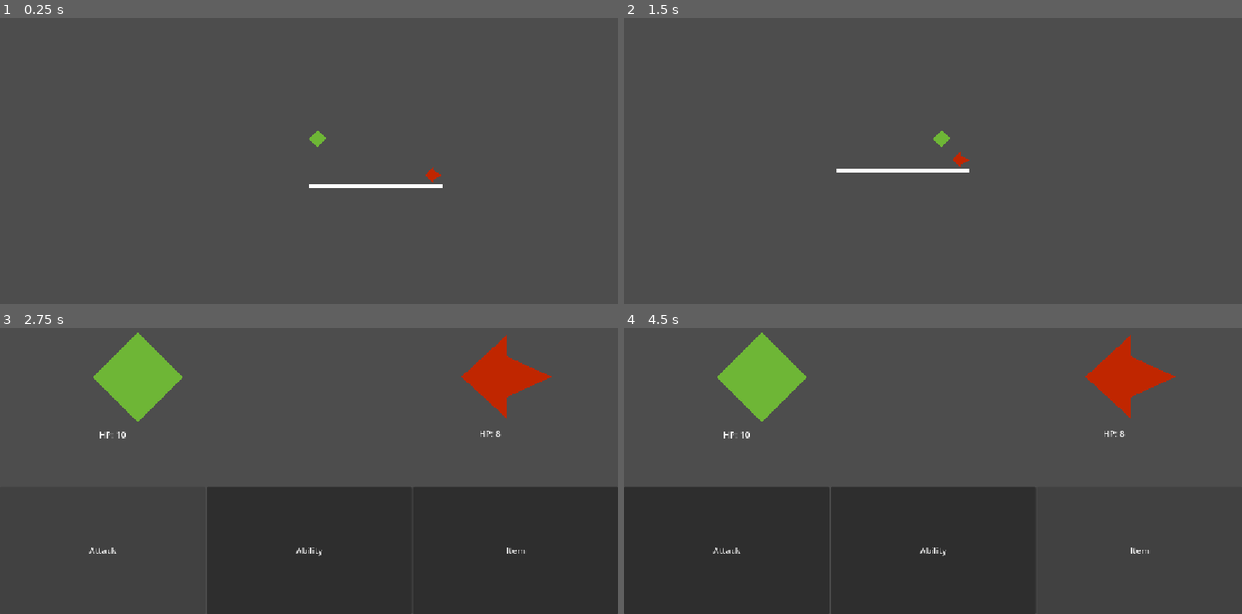
Above: before the commit, frames 1-4 (two rows, left to right).
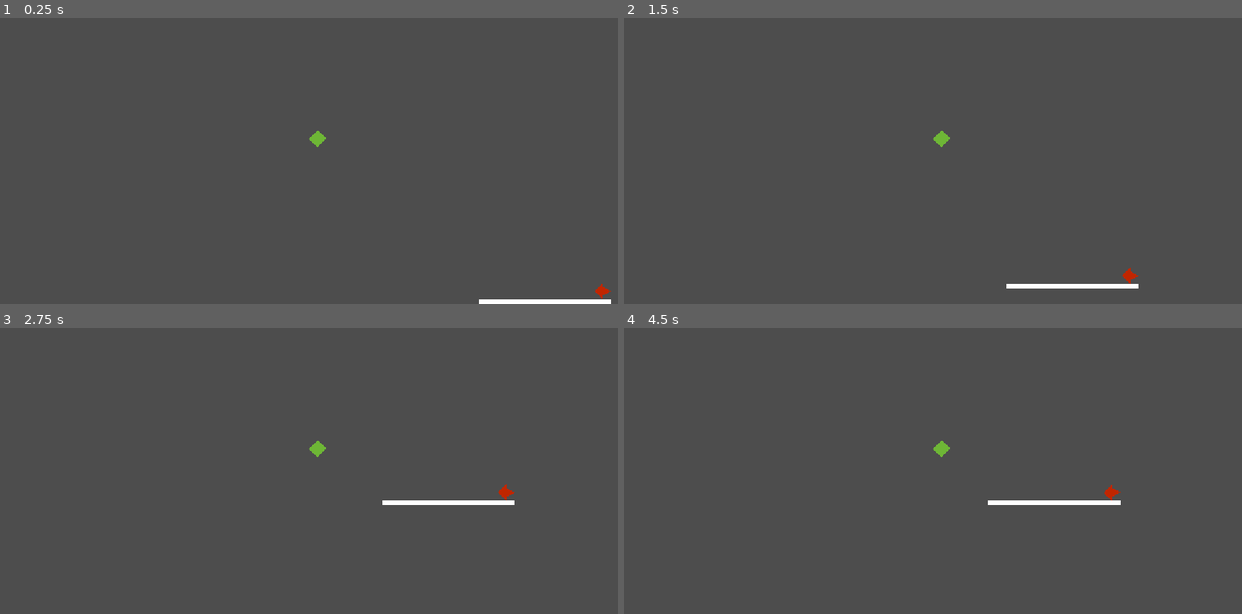
Above: after the commit, the same moments.

Repository: losanders6891/godotStuff
Game: Godot game, scene res://scenes/levels/l_test_level.tscn
Same seed, same stepped clock (60 frames per second), same inputs: the game is played once before the commit and once after it.
Inputs (mouse positions are in pixels of both pictures, inside the frame that each line leads up to):
- Up to frame 1 (0.25 s): no input
- Up to frame 2 (1.5 s): tap Enter at 0.5 s; hold D (right) 0.53-1.28 s; hold S (backward) from 1.28 s (still down)
- Up to frame 3 (2.75 s): release S (backward) at 2 s; click (105, 551) at 2 s, where only the run before the commit has a clickable "Attack"
- Up to frame 4 (4.5 s): click (933, 551) at 2.75 s, where only the run before the commit has a clickable "Ability"; click (1136, 551) at 3.5 s, where only the run before the commit has a clickable "Item"; tap Space at 4.25 s; hold D (right) from 4.28 s (still down)

The runs differ from the first frame. In frame 1, 0.8% of the frame differs, in the area x 50-99%, y 52-100%; in frame 2, 0.8%; in frame 3, 33%; in frame 4, 34%, in the area x 0-90%, y 1-100%.

Commit message:
Added follow-player enemy movement

Diff:
--- a/worse-hell/scenes/levels/idk.tscn
+++ /dev/null
@@ -1,39 +0,0 @@
-[gd_scene format=3 uid="uid://c4idf583m7120"]
-
-[ext_resource type="Texture2D" uid="uid://8nww4rliroie" path="res://sprites/misc/icon.svg" id="1_wtcfe"]
-
-[sub_resource type="RectangleShape2D" id="RectangleShape2D_rpall"]
-size = Vector2(708, 71)
-
-[sub_resource type="RectangleShape2D" id="RectangleShape2D_owrna"]
-size = Vector2(87, 85)
-
-[node name="Node2D" type="Node2D" unique_id=997599590]
-
-[node name="StaticBody2D" type="StaticBody2D" parent="." unique_id=401187529]
-
-[node name="Sprite2D" type="Sprite2D" parent="StaticBody2D" unique_id=184021106]
-position = Vector2(376, 274)
-scale = Vector2(5.5234375, 0.5546875)
-texture = ExtResource("1_wtcfe")
-
-[node name="CollisionShape2D" type="CollisionShape2D" parent="StaticBody2D" unique_id=70606138]
-position = Vector2(378, 271)
-shape = SubResource("RectangleShape2D_rpall")
-
-[node name="RigidBody2D" type="RigidBody2D" parent="." unique_id=1089375856]
-position = Vector2(180, -184)
-
-[node name="Sprite2D" type="Sprite2D" parent="RigidBody2D" unique_id=1308957271]
-position = Vector2(59.500008, -52.000004)
-scale = Vector2(0.6953125, 0.65625)
-texture = ExtResource("1_wtcfe")
-
-[node name="CollisionShape2D" type="CollisionShape2D" parent="RigidBody2D" unique_id=199980378]
-position = Vector2(58.5, -51.5)
-shape = SubResource("RectangleShape2D_owrna")
-
-[node name="Camera2D" type="Camera2D" parent="." unique_id=935413884]
-position = Vector2(273, 12)
-
-[node name="TileMapLayer" type="TileMapLayer" parent="." unique_id=1232677794]
--- a/worse-hell/scenes/levels/l_test_level.tscn
+++ b/worse-hell/scenes/levels/l_test_level.tscn
@@ -7,8 +7,11 @@
 [sub_resource type="RectangleShape2D" id="RectangleShape2D_g1tb1"]
 size = Vector2(62, 2)
 
-[sub_resource type="RectangleShape2D" id="RectangleShape2D_0i1x4"]
-size = Vector2(4, 4)
+[sub_resource type="CircleShape2D" id="CircleShape2D_0i1x4"]
+radius = 10.5
+
+[sub_resource type="CircleShape2D" id="CircleShape2D_au18s"]
+radius = 2.0
 
 [node name="level_1" type="Node2D" unique_id=1222247484]
 
@@ -23,8 +26,8 @@
 scale = Vector2(20.666668, 0.5)
 polygon = PackedVector2Array(0, 0, 0, 2, 0, 4, 3, 4, 3, 2, 3, 0)
 
-[node name="player" parent="." unique_id=1569428923 instance=ExtResource("1_ekkjd")]
-position = Vector2(0, 1)
+[node name="playerOfLevel" parent="." unique_id=1569428923 instance=ExtResource("1_ekkjd")]
+position = Vector2(-79, -53)
 scale = Vector2(2, 2)
 camera_zoom_y = 4.0
 camera_zoom_x = 4.0
@@ -35,26 +38,17 @@
 scale = Vector2(2, 2)
 battle_Scene = ExtResource("3_6l2lt")
 
-[node name="Area2D" type="Area2D" parent="test_enemy" unique_id=571165950]
+[node name="DetectThyNature" type="Area2D" parent="test_enemy" unique_id=1627892093]
+collision_layer = 2
+collision_mask = 2
 
-[node name="CollisionShape2D" type="CollisionShape2D" parent="test_enemy/Area2D" unique_id=430689580]
+[node name="DetectThyCollision" type="CollisionShape2D" parent="test_enemy/DetectThyNature" unique_id=1824738351]
 position = Vector2(2, 2)
-shape = SubResource("RectangleShape2D_0i1x4")
+shape = SubResource("CircleShape2D_0i1x4")
 
-[node name="LeftEnemyRay1" type="RayCast2D" parent="test_enemy" unique_id=1859524248]
-position = Vector2(-1, 3)
-target_position = Vector2(0, 5)
-hit_from_inside = true
+[node name="CollisionOfGreaterPurpose" type="CollisionShape2D" parent="test_enemy" unique_id=326673453]
+position = Vector2(2, 2)
+shape = SubResource("CircleShape2D_au18s")
 
-[node name="RightEnemyRay1" type="RayCast2D" parent="test_enemy" unique_id=1781435215]
-position = Vector2(5, 3)
-target_position = Vector2(0, 5)
-hit_from_inside = true
-
-[node name="LeftWallRay1" type="RayCast2D" parent="test_enemy" unique_id=1589392922]
-position = Vector2(-1, 2)
-target_position = Vector2(-2, 0)
-
-[node name="RightWallRay1" type="RayCast2D" parent="test_enemy" unique_id=769083438]
-position = Vector2(5, 2)
-target_position = Vector2(2, 0)
+[connection signal="body_entered" from="test_enemy/DetectThyNature" to="test_enemy" method="_on_detect_thy_nature_body_entered"]
+[connection signal="body_exited" from="test_enemy/DetectThyNature" to="test_enemy" method="_on_detect_thy_nature_body_exited"]
--- a/worse-hell/scripts/enemy_scripts/sight.gd
+++ b/worse-hell/scripts/enemy_scripts/sight.gd
@@ -7,4 +7,5 @@
 		#sets the battle scene stats and then starts the battle. be sure to add any variables to the enemy stats global as well
 		EnemyStats.enemyOneStats["Health"]= get_parent().health
 		EnemyStats.enemyOneStats["Damage"] = get_parent().damage
-		get_tree().change_scene_to_packed(get_parent().battle_Scene)
+		#get_tree().change_scene_to_packed(get_parent().battle_Scene)
+		print("seen player")
--- a/worse-hell/scripts/enemy_scripts/test_enemy.gd
+++ b/worse-hell/scripts/enemy_scripts/test_enemy.gd
@@ -3,6 +3,27 @@
 @export_category("battle stats")
 @export var health:int = 10
 @export var damage:int = 1
+var speed:int = 50
+var seePlayer:bool = false
+var player = null
 
 ##if you can't figure out what this is asking for, then just ask me.
 @export var battle_Scene:PackedScene
+
+
+
+
+
+func _physics_process(delta: float) -> void:
+	if seePlayer:
+		position += (player.position - position)/speed
+
+
+
+func _on_detect_thy_nature_body_entered(body: Node2D) -> void:
+	player = body
+	seePlayer = true
+
+func _on_detect_thy_nature_body_exited(body: Node2D) -> void:
+	player = null
+	seePlayer = false
--- a/worse-hell/scripts/test_enemy.gd
+++ b/worse-hell/scripts/test_enemy.gd
@@ -1,7 +1,6 @@
 class_name enemy extends CharacterBody2D
 
 @onready var sight: RayCast2D = $Sight #if broken, try just retyping before anything else
-#@onready var player_node: CharacterBody2D
 ##if you can't figure out what this is asking for, then just ask me.
 @export var battle_Scene:PackedScene
 
Not shown, changed: worse-hell/.DS_Store
Not shown, changed: worse-hell/sprites/.DS_Store
